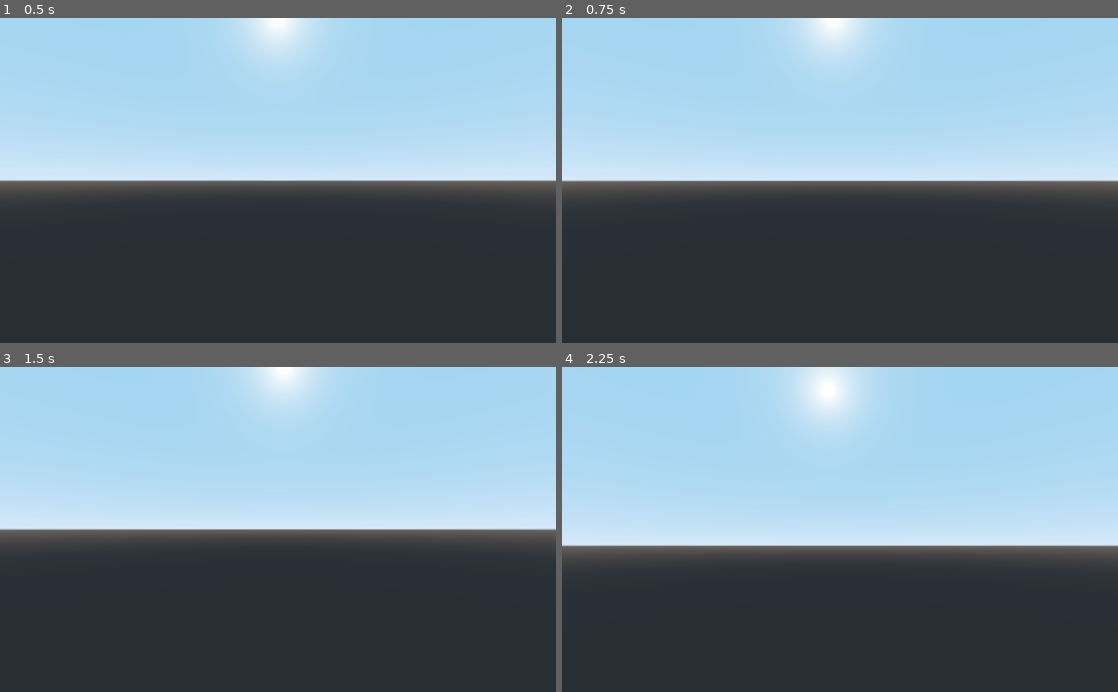
Above: before the commit, frames 1-4 (two rows, left to right).
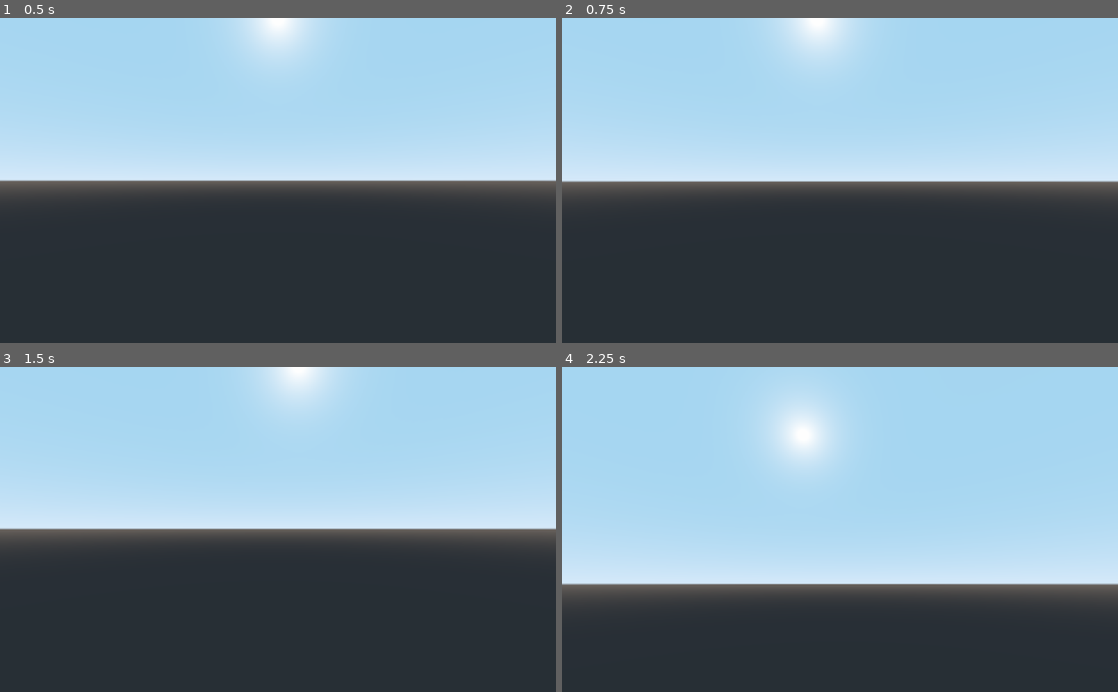
Above: after the commit, the same moments.

Repository: owenbmcc/3D_Game_Template
Game: Godot game, scene res://Scenes/Player.tscn
Same seed, same stepped clock (60 frames per second), same inputs: the game is played once before the commit and once after it. The project has no main scene, so this scene is started directly.
Inputs (mouse positions are in pixels of both pictures, inside the frame that each line leads up to):
- Up to frame 1 (0.5 s): no input
- Up to frame 2 (0.75 s): tap Enter at 0.5 s; move the mouse to (867, 180) at 0.52 s; hold W (move_forward) from 0.53 s (still down); tap Space (jump) at 0.6 s
- Up to frame 3 (1.5 s): keep holding W (move_forward); tap Space (jump) at 0.77, 1.07, 1.25 s; move the mouse to (250, 529) at 1.27 s; tap / (change_mouse_input) at 1.35 s
- Up to frame 4 (2.25 s): tap Space (jump) at 1.52, 1.55, 1.82, 2.1 s; tap Enter at 2 s; move the mouse to (895, 458) at 2.02 s; release W (move_forward) at 2.03 s; hold D (move_right) from 2.03 s (still down)

Frame 1 is identical in both runs. In frame 2, 0.7% of the frame differs, in the area x 0-100%, y 0-51%; in frame 3, 0.8%; in frame 4, 21%, in the area x 0-100%, y 0-72%.

Commit message:
updated player controller

Diff:
--- a/Scenes/Player.tscn
+++ b/Scenes/Player.tscn
@@ -7,8 +7,6 @@
 
 [sub_resource type="CapsuleShape" id=2]
 height = 3.0
-
-[sub_resource type="CylinderShape" id=3]
 
 [node name="Player" type="KinematicBody"]
 script = ExtResource( 1 )
@@ -22,16 +20,7 @@
 transform = Transform( 1, 0, 0, 0, -4.37114e-08, -1, 0, 1, -4.37114e-08, 0, 0, 0 )
 shape = SubResource( 2 )
 
-[node name="Foot" type="CollisionShape" parent="."]
-transform = Transform( 1, 0, 0, 0, 1, 0, 0, 0, 1, 0, -1.5, 0 )
-shape = SubResource( 3 )
-
 [node name="Head" type="Spatial" parent="."]
 transform = Transform( 1, 0, 0, 0, 1, 0, 0, 0, 1, 0, 1.5, 0 )
 
 [node name="Camera" type="Camera" parent="Head"]
-
-[node name="GroundCheck" type="RayCast" parent="."]
-transform = Transform( 1, 0, 0, 0, 1, 0, 0, 0, 1, 0, -2, 0 )
-enabled = true
-cast_to = Vector3( 0, -1.5, 0 )
--- a/Scripts/PlayerController.gd
+++ b/Scripts/PlayerController.gd
@@ -1,26 +1,27 @@
 extends KinematicBody
 
 # controller variables, add export to the front to expose to editor
-var speed = 10
-var mouse_sensitivity = 0.03
-var gravity = 20
-var jump = 10
+var speed = 7
+var mouse_sensitivity = 0.1
+var gravity = 9.8
+var jump = 5
+var cam_accel = 40
 
 # smooths out jumping acceleration
-var h_acceleration = 6
-var air_acceleration = 1
-var normal_acceleration = 6
+var snap
+const ACCEL_DEFAULT = 7
+const ACCEL_AIR = 1
+onready var accel = ACCEL_DEFAULT
 
 # member variables for tracking movement
-var full_contact = false
 var direction = Vector3()
-var h_velocity = Vector3()
+var velocity = Vector3()
 var movement = Vector3()
 var gravity_vec = Vector3()
 
-# loads references to player head and ground check
+# loads references to player head and camera
 onready var head = $Head
-onready var ground_check = $GroundCheck
+onready var camera = $Head/Camera
 
 # runs once when scene opens
 func _ready():
@@ -44,41 +45,40 @@
 		head.rotate_x(deg2rad(-event.relative.y * mouse_sensitivity))
 		head.rotation.x = clamp(head.rotation.x, deg2rad(-89), deg2rad(89))
 
+func _process(delta):
+	# camera physics interpolation
+	if Engine.get_frames_per_second() > Engine.iterations_per_second:
+		camera.set_as_toplevel(true)
+		camera.global_transform.origin = camera.global_transform.origin.linear_interpolate(head.global_transform.origin, cam_accel * delta)
+		camera.rotation.y = rotation.y
+		camera.rotation.x = head.rotation.x
+	else:
+		camera.set_as_toplevel(false)
+		camera.global_transform = head.global_transform
+
 # updates scene physics every frame
 func _physics_process(delta):
-	direction = Vector3()
+	# keyboard input
+	direction = Vector3.ZERO
+	var h_rot = global_transform.basis.get_euler().y
+	var f_input = Input.get_action_strength("move_backward") - Input.get_action_strength("move_forward")
+	var h_input = Input.get_action_strength("move_right") - Input.get_action_strength("move_left")
+	direction = Vector3(h_input, 0, f_input).rotated(Vector3.UP, h_rot).normalized()
 
-	if ground_check.is_colliding():
-		full_contact = true
+	if is_on_floor():
+		snap = -get_floor_normal()
+		accel = ACCEL_DEFAULT
+		gravity_vec = Vector3.ZERO
 	else:
-		full_contact = false
+		snap = Vector3.DOWN
+		accel = ACCEL_AIR
+		gravity_vec += Vector3.DOWN * gravity * delta
 
-	if not is_on_floor():
-		gravity_vec += Vector3.DOWN * gravity * delta
-		h_acceleration = air_acceleration
-	elif is_on_floor() and full_contact:
-		gravity_vec = -get_floor_normal() * gravity
-		h_acceleration = normal_acceleration
-	else:
-		gravity_vec = -get_floor_normal()
-		h_acceleration = normal_acceleration
-
-	if Input.is_action_just_pressed("jump") and (is_on_floor() or ground_check.is_colliding()):
+	if Input.is_action_just_pressed("jump") and is_on_floor():
+		snap = Vector3.ZERO
 		gravity_vec = Vector3.UP * jump
 
-	if Input.is_action_pressed("move_forward"):
-		direction -= transform.basis.z
-	elif Input.is_action_pressed("move_backward"):
-		direction += transform.basis.z
+	velocity = velocity.linear_interpolate(direction * speed, accel * delta)
+	movement = velocity + gravity_vec
 
-	if Input.is_action_pressed("move_left"):
-		direction -= transform.basis.x
-	elif Input.is_action_pressed("move_right"):
-		direction += transform.basis.x
-
-	direction = direction.normalized()
-	h_velocity = h_velocity.linear_interpolate(direction * speed, h_acceleration * delta)
-	movement.z = h_velocity.z + gravity_vec.z
-	movement.x = h_velocity.x + gravity_vec.x
-	movement.y = gravity_vec.y
-	move_and_slide(movement, Vector3.UP)
+	move_and_slide_with_snap(movement, snap, Vector3.UP)
Not shown: 1 places in Scenes/Player.tscn that only renumber resources
